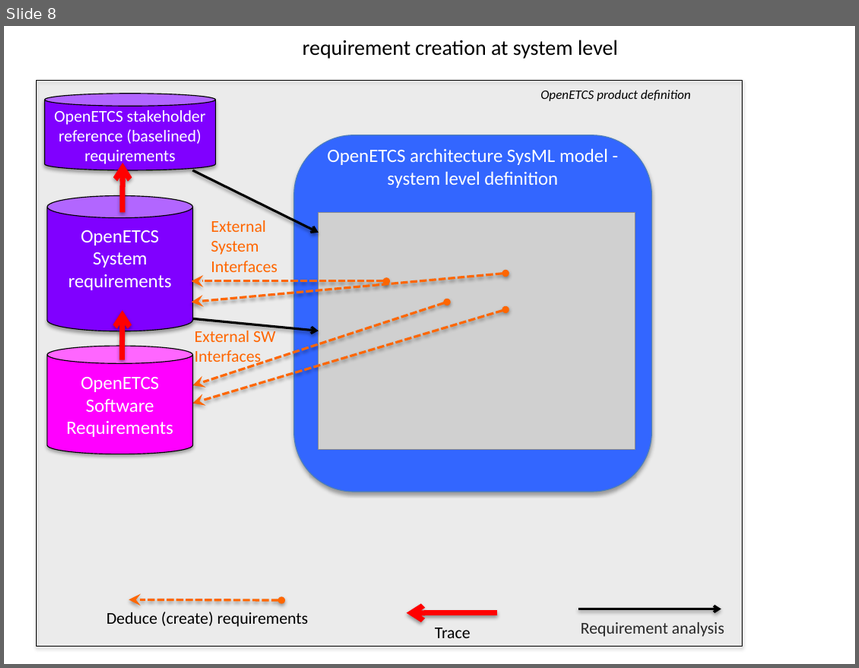
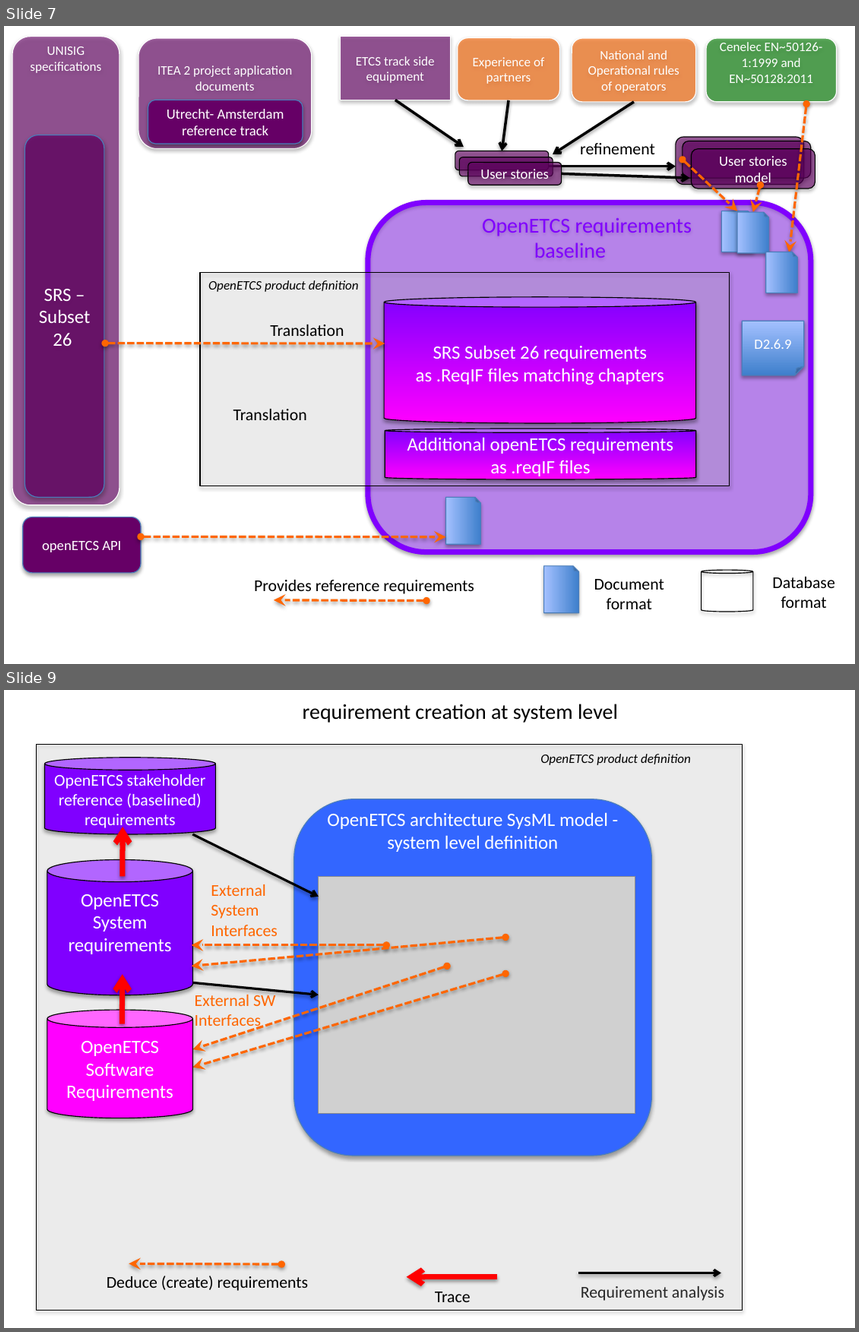
Before and after one commit to openETCS/toolchain, a slide deck: T7.3/TraceabilityArchitecture/images/2015-11-01 openETCS traceability_Figures.pptx. Shown one above the other, each under a label of ours: slide 8 before the commit, slides 7 and 9 after it; the slides between them are not shown. The pictures are 859x668 and 859x1332 pixels, drawn with LibreOffice and Linux fonts; fonts in the diff are those of the drawing; grey boxes stand for pictures. Boxes give left, top, right and bottom in pixels: in the first picture for what was removed or moved away, otherwise in the second. Text is boxed around its words. In the diff, an @@ line names an element or a change of style, - is before the commit and + after.

```diff
--- a/T7.3/TraceabilityArchitecture/images/2015-11-01 openETCS traceability_Figures.pptx
+++ b/T7.3/TraceabilityArchitecture/images/2015-11-01 openETCS traceability_Figures.pptx
@@ slide 7 added at (4,26,855,664), background #FFFFFF @@
@@ group added at (12,36,836,613): 16 rounded rectangles, 7 texts, 6 double arrows, 6 folded corners, 5 arrows, 3 cylinders, 1 rectangle @@
+OpenETCS requirements
+baseline
+UNISIG specifications
+SRS – Subset 26
+Cenelec EN~50126-1:1999 and EN~50128:2011
+National and Operational rules of operators
+Experience of partners
+ITEA 2 project application documents
+ETCS track side equipment
+Utrecht- Amsterdam reference track
+User stories
+openETCS API
+User stories model
+refinement
+SRS Subset 26 requirements
+as .ReqIF files matching chapters
+OpenETCS product definition
+Provides reference requirements
+Translation
+Translation
+D2.6.9
+Document format
+Database format
+Additional openETCS requirements as .reqIF files
@@ what was slide 8 is now slide 9 @@
```
Also in this commit, not shown: 3 slides changed, 1 other slide added, 19 other files.
